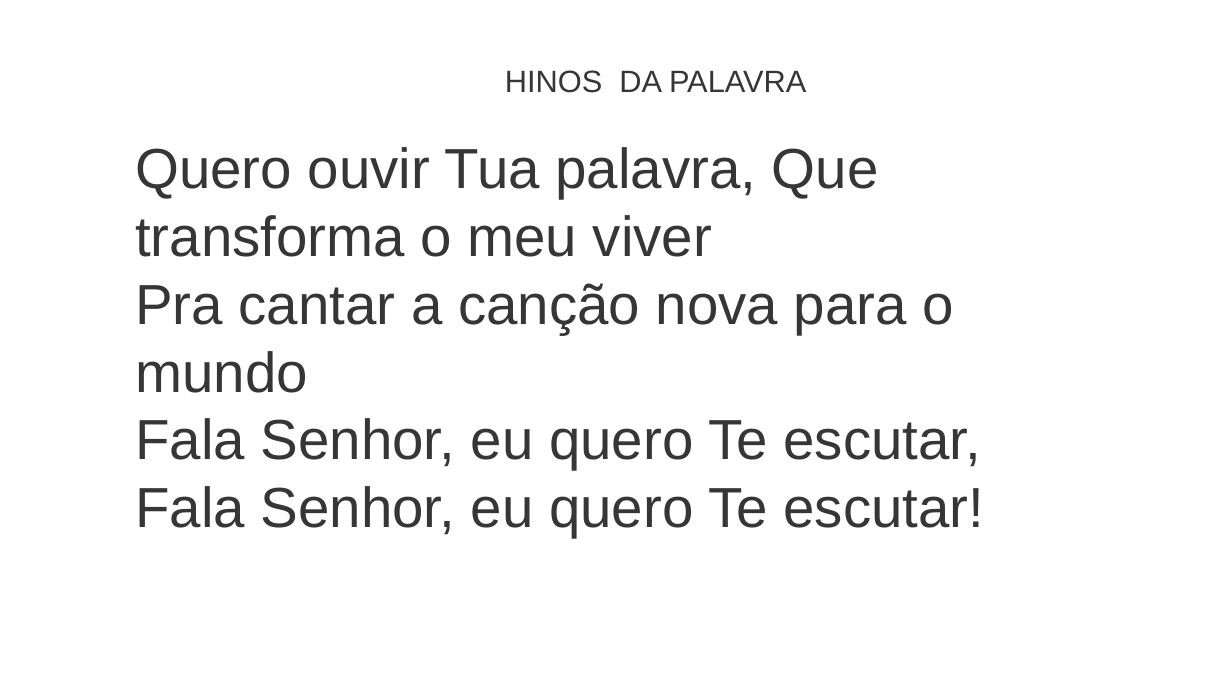
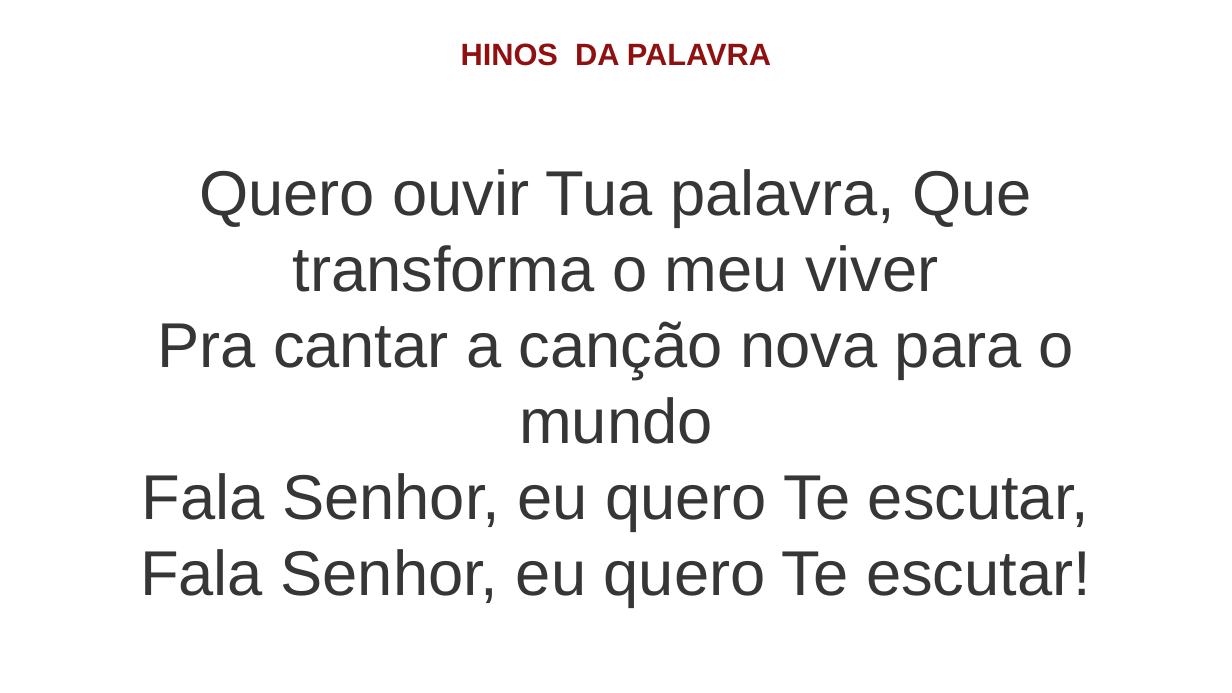
Before and after one commit to Natanielsr/liturgy-s-slideshow-creator, a slide deck: slide 16 of slide-result/slide.pptx. Drawn at 1232x693 pixels with LibreOffice and Linux fonts; fonts in the diff are those of the drawing. Boxes give left, top, right and bottom in pixels: in the first picture for what was removed or moved away, otherwise in the second. Text is boxed around its words. In the diff, an @@ line names an element or a change of style, - is before the commit and + after.

```diff
--- a/slide-result/slide.pptx
+++ b/slide-result/slide.pptx
@@ text "HINOS DA PALAVRA" moved from (x1=505, y1=70, x2=806, y2=93) to (x1=461, y1=43, x2=771, y2=66) @@
@@ text "HINOS DA PALAVRA" at (x1=461, y1=43, x2=771, y2=66): text colour #363636 to #8F1010, bold on; alignment left to centre @@
@@ text at (x1=140, y1=169, x2=1091, y2=607): text changed; size 33 to 37 pt @@
-Quero ouvir Tua palavra, Que transforma o meu viver
-Pra cantar a canção nova para o mundo
-Fala Senhor, eu quero Te escutar,
-Fala Senhor, eu quero Te escutar!
+Quero ouvir Tua palavra, Que transforma o meu viver
+Pra cantar a canção nova para o mundo
+Fala Senhor, eu quero Te escutar,
+Fala Senhor, eu quero Te escutar!
```
Also in this commit, not shown: 33 other slides changed, 1 other file.
